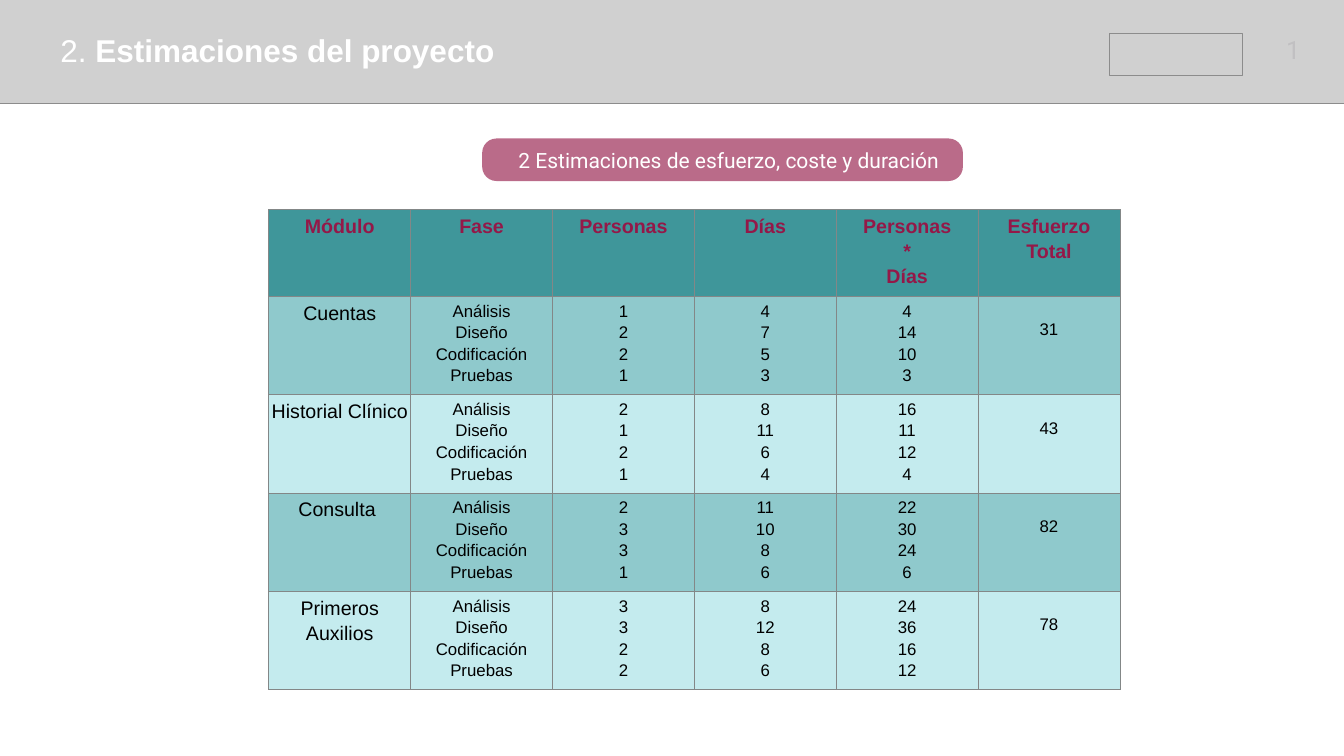
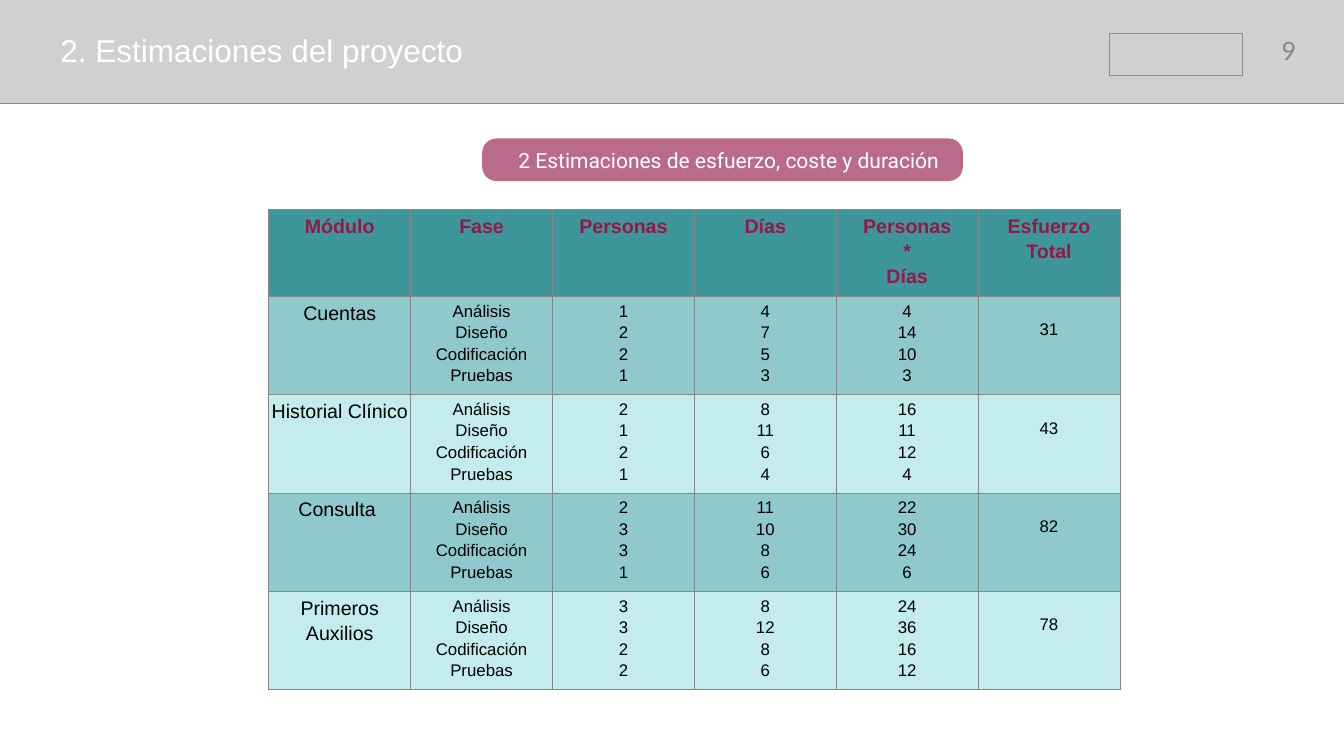
Before and after one commit to samusolo/iDoctor, a slide deck: slide 9 of Plan de proyecto.pptx. Drawn at 1344x756 pixels with LibreOffice and Linux fonts; fonts in the diff are those of the drawing; grey boxes stand for pictures. Boxes give left, top, right and bottom in pixels: in the first picture for what was removed or moved away, otherwise in the second. Text is boxed around its words. In the diff, an @@ line names an element or a change of style, - is before the commit and + after.

Commit message:
Traspas Plan de Proyecto
Continuación Tema 3

```diff
--- a/Plan de proyecto.pptx
+++ b/Plan de proyecto.pptx
@@ text "2. Estimaciones del proyecto" at box(60, 40, 463, 68): bold off @@
@@ page number added at box(1282, 42, 1297, 60), 36 pt, text #838787 @@
+9
```
Also in this commit, not shown: 19 other slides changed, 2 slides added.
